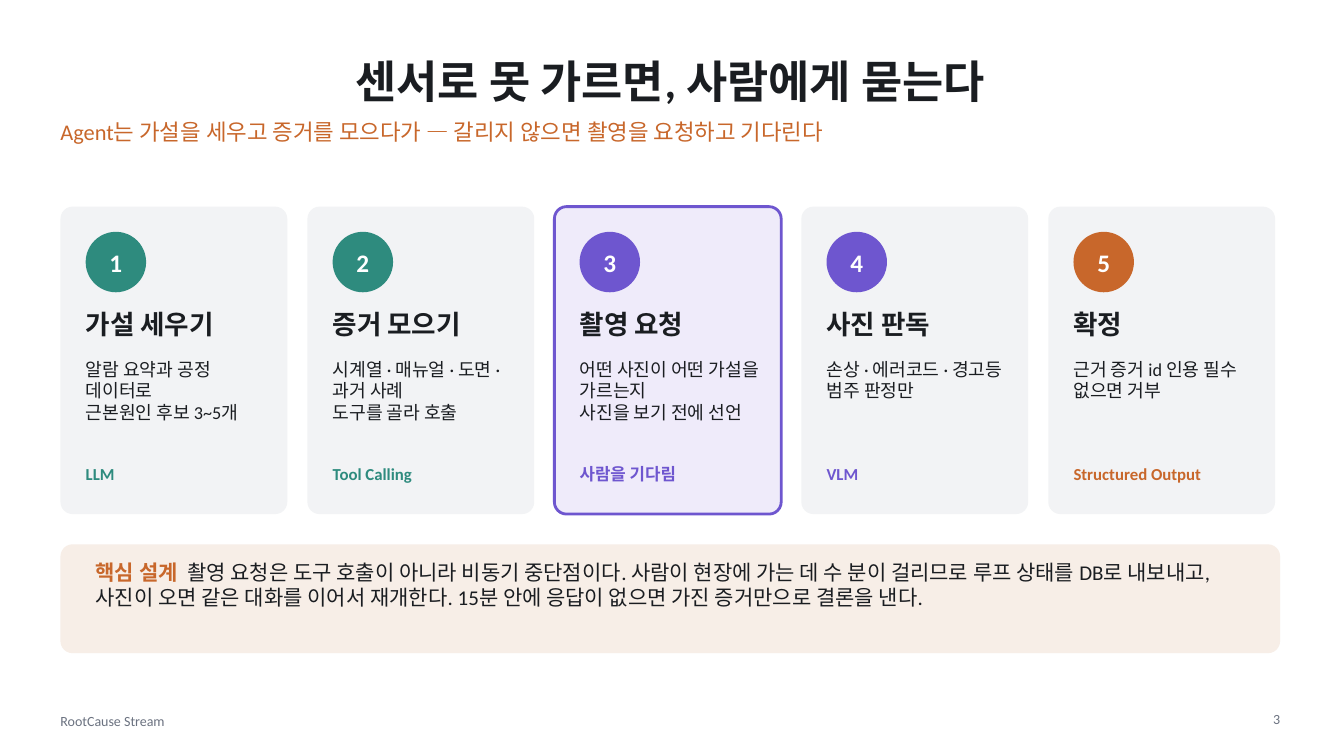
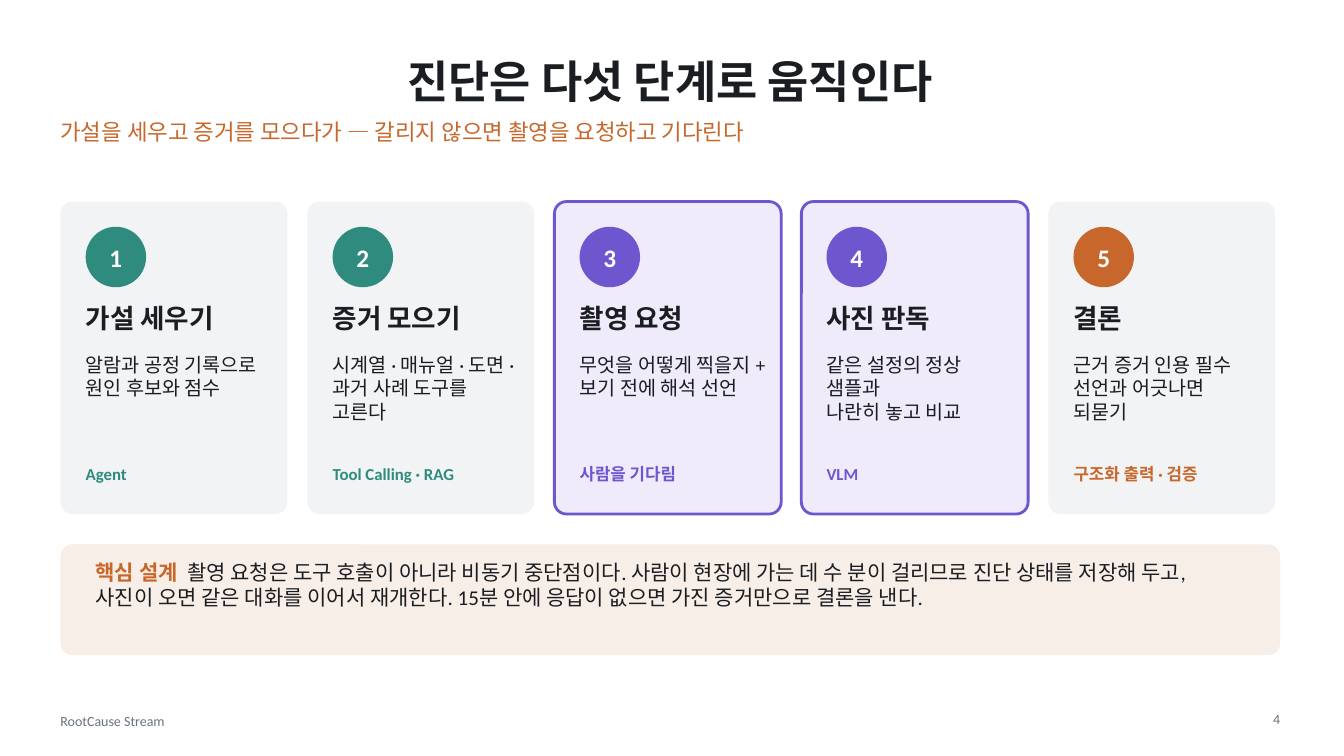
Before and after one commit to dlwogud/rootcause-stream, a slide deck: slide 4 of deck/RootCause_Stream_발표자료.pptx (slide 3 before the commit). Drawn at 1344x756 pixels with LibreOffice and Linux fonts; fonts in the diff are those of the drawing. Boxes give left, top, right and bottom in pixels: in the first picture for what was removed or moved away, otherwise in the second. Text is boxed around its words. In the diff, an @@ line names an element or a change of style, - is before the commit and + after.

```diff
--- a/deck/RootCause_Stream_발표자료.pptx
+++ b/deck/RootCause_Stream_발표자료.pptx
@@ title at (407, 60, 933, 102): text changed @@
-센서로 못 가르면, 사람에게 묻는다
+진단은 다섯 단계로 움직인다
@@ text at (60, 121, 744, 142): text changed @@
-Agent는 가설을 세우고 증거를 모으다가 — 갈리지 않으면 촬영을 요청하고 기다린다
+가설을 세우고 증거를 모으다가 — 갈리지 않으면 촬영을 요청하고 기다린다
@@ rounded rectangle: place and size @@
-rounded rectangle at (60, 207, 287, 514)
+rounded rectangle at (60, 202, 287, 514)
@@ rounded rectangle: place and size @@
-rounded rectangle at (308, 207, 534, 514)
+rounded rectangle at (308, 202, 534, 514)
@@ rounded rectangle: place and size @@
-rounded rectangle at (555, 207, 781, 514)
+rounded rectangle at (555, 202, 781, 514)
@@ rounded rectangle: place and size @@
-rounded rectangle at (802, 207, 1028, 514)
+rounded rectangle at (802, 202, 1028, 514)
@@ rounded rectangle at (802, 202, 1028, 514): fill #F2F3F5 to #EFEBFA; outline none to #6E56CF 2 pt @@
@@ rounded rectangle: place and size @@
-rounded rectangle at (1049, 207, 1275, 514)
+rounded rectangle at (1049, 202, 1275, 514)
@@ 9 texts, 5 ellipses: place and size @@
-9 texts, 5 ellipses at (86, 232, 1134, 337)
+9 texts, 5 ellipses at (86, 227, 1134, 331)
@@ text at (1074, 305, 1123, 331): text changed @@
-확정
+결론
@@ text at (86, 355, 257, 397): text changed; size 13 to 14 pt @@
-알람 요약과 공정 데이터로
-근본원인 후보 3~5개
+알람과 공정 기록으로
+원인 후보와 점수
@@ text at (333, 355, 505, 421): text changed; size 13 to 14 pt @@
-시계열 · 매뉴얼 · 도면 · 과거 사례
-도구를 골라 호출
+시계열 · 매뉴얼 · 도면 ·
+과거 사례 도구를 고른다
@@ text at (580, 355, 751, 397): text changed; size 13 to 14 pt @@
-어떤 사진이 어떤 가설을 가르는지
-사진을 보기 전에 선언
+무엇을 어떻게 찍을지 +
+보기 전에 해석 선언
@@ text at (827, 355, 962, 421): text changed; size 13 to 14 pt @@
-손상 · 에러코드 · 경고등
-범주 판정만
+같은 설정의 정상 샘플과
+나란히 놓고 비교
@@ text at (1074, 355, 1231, 421): text changed; size 13 to 14 pt @@
-근거 증거 id 인용 필수
-없으면 거부
+근거 증거 인용 필수
+선언과 어긋나면 되묻기
@@ text at (86, 469, 127, 483): text changed @@
-LLM
+Agent
@@ text at (333, 468, 454, 483): text changed @@
-Tool Calling
+Tool Calling · RAG
@@ text at (1074, 466, 1198, 482): text changed @@
-Structured Output
+구조화 출력 · 검증
@@ rounded rectangle at (60, 544, 1280, 655): proportions changed @@
@@ text at (96, 562, 1185, 607): text changed @@
-핵심 설계 촬영 요청은 도구 호출이 아니라 비동기 중단점이다. 사람이 현장에 가는 데 수 분이 걸리므로 루프 상태를 DB로 내보내고, 사진이 오면 같은 대화를 이어서 재개한다. 15분 안에 응답이 없으면 가진 증거만으로 결론을 낸다.
+핵심 설계 촬영 요청은 도구 호출이 아니라 비동기 중단점이다. 사람이 현장에 가는 데 수 분이 걸리므로 진단 상태를 저장해 두고, 사진이 오면 같은 대화를 이어서 재개한다. 15분 안에 응답이 없으면 가진 증거만으로 결론을 낸다.
@@ page number at (1273, 715, 1280, 724): text changed @@
-3
+4
```
Also in this commit, not shown: 2 other slides changed, 11 slides added, 13 slides removed, 5 other files.
